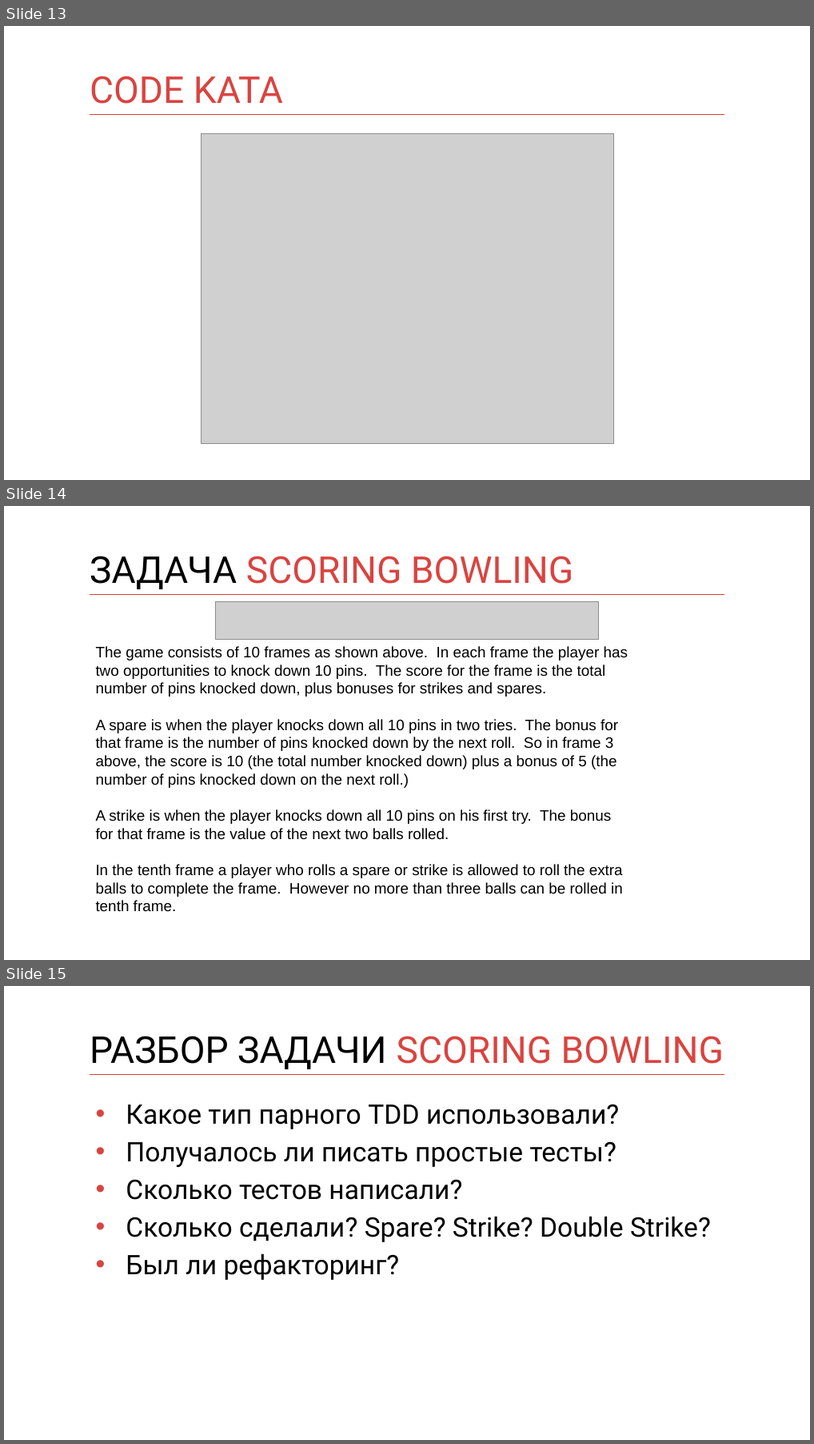
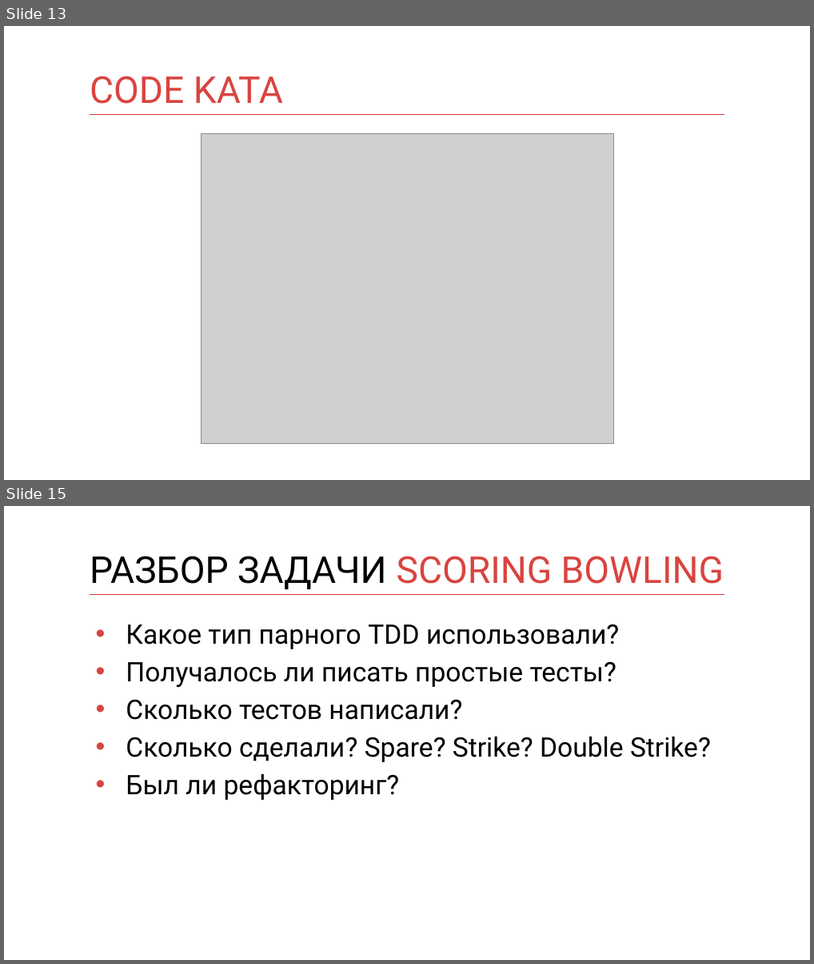
Before and after one commit to kontur-courses/tdd, a slide deck: tdd.pptx. Shown one above the other, each under a label of ours: slides 13, 14 and 15 before the commit, slides 13 and 15 after it; the slides between them are not shown. The pictures are 814x1444 and 814x964 pixels, drawn with LibreOffice and Linux fonts; fonts in the diff are those of the drawing; grey boxes stand for pictures. Boxes give left, top, right and bottom in pixels: in the first picture for what was removed or moved away, otherwise in the second. Text is boxed around its words. In the diff, an @@ line names an element or a change of style, - is before the commit and + after.

```diff
--- a/tdd.pptx
+++ b/tdd.pptx
@@ slide 14 removed at [4,506,810,960], background #FFFFFF; not listed: 1 template element that a slide beside it also shows @@
@@ title removed at [90,556,574,589] @@
-ЗАДАЧА SCORING BOWLING
@@ picture removed at [216,601,598,639] @@
@@ text removed at [96,646,628,912] @@
-The game consists of 10 frames as shown above. In each frame the player has
-two opportunities to knock down 10 pins. The score for the frame is the total
-number of pins knocked down, plus bonuses for strikes and spares.
-A spare is when the player knocks down all 10 pins in two tries. The bonus for
-that frame is the number of pins knocked down by the next roll. So in frame 3
-above, the score is 10 (the total number knocked down) plus a bonus of 5 (the
-number of pins knocked down on the next roll.)
-A strike is when the player knocks down all 10 pins on his first try. The bonus
-for that frame is the value of the next two balls rolled.
-In the tenth frame a player who rolls a spare or strike is allowed to roll the extra
-balls to complete the frame. However no more than three balls can be rolled in
-tenth frame.
```
Also in this commit, not shown: 1 slide changed, 1 slide added.
